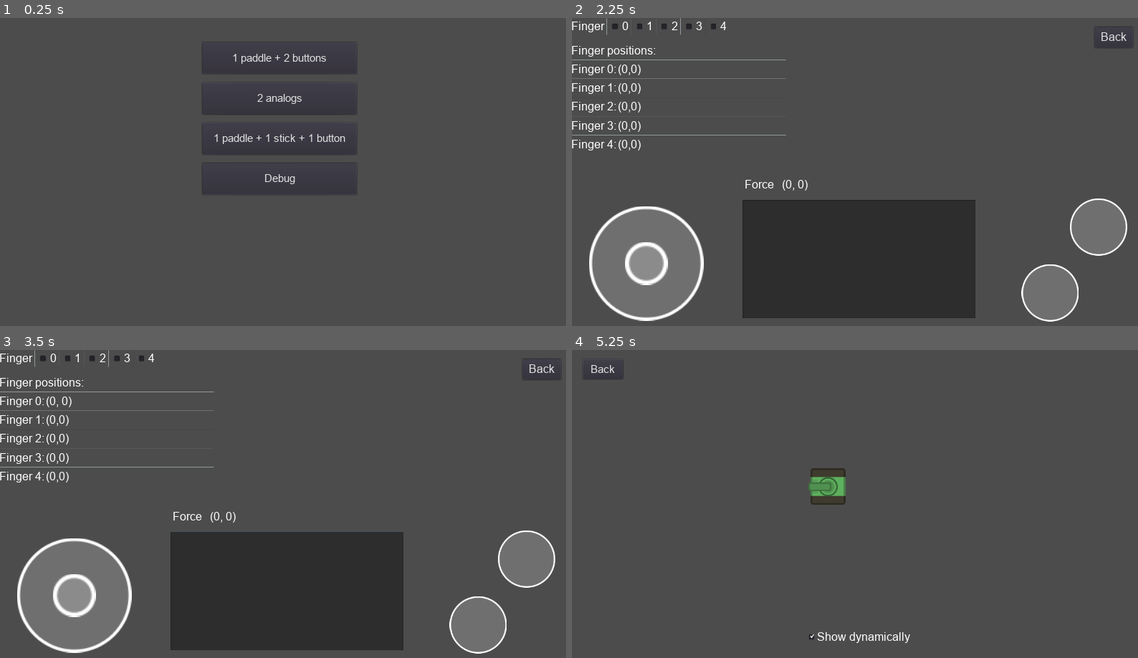
Above: before the commit, frames 1-4 (two rows, left to right).
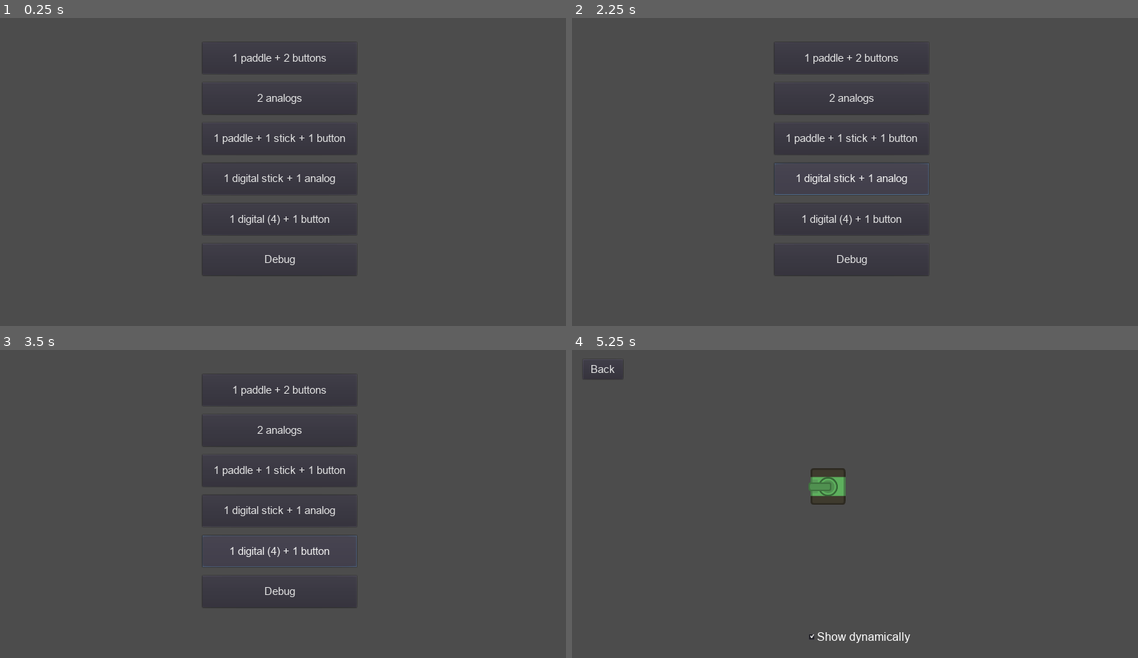
Above: after the commit, the same moments.

Repository: fiaful/Gamepad
Game: Godot game, scene res://Sample/MainMenu.tscn
The game is run twice, just before and just after one commit, with the same random seed, the same clock (stepped at 60 frames per second) and the same inputs.
Inputs (mouse positions are in pixels of both pictures, inside the frame that each line leads up to):
- Up to frame 1 (0.25 s): no input
- Up to frame 2 (2.25 s): click "Debug" at 0.5 s; click "Back" at 1.25 s; click "Debug" (after the commit: "1 digital stick + 1 analog") at 2 s
- Up to frame 3 (3.5 s): click (277, 550) at 2.75 s, where only the run after the commit has a clickable "1 digital (4) + 1 button"
- Up to frame 4 (5.25 s): click (849, 390) at 3.5 s, where only the run after the commit has a clickable "1 paddle + 2 buttons"; click "Back" at 4.25 s; click "1 paddle + 2 buttons" at 5 s

The runs differ from the first frame. In frame 1, 0.5% of the frame differs, in the area x 35-63%, y 50-84%; in frame 2, 23%; in frame 3, 25%, in the area x 0-99%, y 0-99%; in frame 4, nothing differs.

Commit message:
aggiunti altri esempi

Diff:
--- a/Sample/MainMenu.gd
+++ b/Sample/MainMenu.gd
@@ -13,4 +13,12 @@
 
 
 func _on_btn2analogs3_pressed():
+	get_tree().change_scene("res://Sample/Sample1Digital1Analog.tscn")
+
+
+func _on_btn2analogs4_pressed():
 	get_tree().change_scene("res://Debug/Debug.tscn")
+
+
+func _on_btn2analogs5_pressed():
+	get_tree().change_scene("res://Sample/Sample1Digital1Button.tscn")
--- a/Sample/MainMenu.tscn
+++ b/Sample/MainMenu.tscn
@@ -15,7 +15,7 @@
 
 default_font = SubResource( 1 )
 
-[node name="MainMenu" type="Node" index="0"]
+[node name="MainMenu" type="Node"]
 
 script = ExtResource( 1 )
 
@@ -105,11 +105,61 @@
 enabled_focus_mode = 2
 shortcut = null
 group = null
+text = "1 digital stick + 1 analog"
+flat = false
+align = 1
+
+[node name="btn2analogs5" type="Button" parent="Container" index="3"]
+
+anchor_left = 0.0
+anchor_top = 0.0
+anchor_right = 0.0
+anchor_bottom = 0.0
+margin_left = 452.0
+margin_top = 414.0
+margin_right = 797.0
+margin_bottom = 485.0
+rect_pivot_offset = Vector2( 0, 0 )
+rect_clip_content = false
+focus_mode = 2
+mouse_filter = 0
+mouse_default_cursor_shape = 0
+size_flags_horizontal = 1
+size_flags_vertical = 1
+toggle_mode = false
+enabled_focus_mode = 2
+shortcut = null
+group = null
+text = "1 digital (4) + 1 button"
+flat = false
+align = 1
+
+[node name="btn2analogs4" type="Button" parent="Container" index="4"]
+
+anchor_left = 0.0
+anchor_top = 0.0
+anchor_right = 0.0
+anchor_bottom = 0.0
+margin_left = 452.0
+margin_top = 504.0
+margin_right = 797.0
+margin_bottom = 575.0
+rect_pivot_offset = Vector2( 0, 0 )
+rect_clip_content = false
+focus_mode = 2
+mouse_filter = 0
+mouse_default_cursor_shape = 0
+size_flags_horizontal = 1
+size_flags_vertical = 1
+toggle_mode = false
+enabled_focus_mode = 2
+shortcut = null
+group = null
 text = "Debug"
 flat = false
 align = 1
 
-[node name="btn1analogs1button" type="Button" parent="Container" index="3"]
+[node name="btn1analogs1button" type="Button" parent="Container" index="5"]
 
 anchor_left = 0.0
 anchor_top = 0.0
@@ -140,4 +190,8 @@
 
 [connection signal="pressed" from="Container/btn2analogs3" to="." method="_on_btn2analogs3_pressed"]
 
+[connection signal="pressed" from="Container/btn2analogs5" to="." method="_on_btn2analogs5_pressed"]
+
+[connection signal="pressed" from="Container/btn2analogs4" to="." method="_on_btn2analogs4_pressed"]
+
 [connection signal="pressed" from="Container/btn1analogs1button" to="." method="_on_btn1analogs1button_pressed"]
--- a/Sample/Tank/Tank.gd
+++ b/Sample/Tank/Tank.gd
@@ -33,10 +33,18 @@
 		engine = Vector2()
 
 func _on_move(current_force, sender):
+	if sender.direction == []:
+		engine = Vector2(0, 0).rotated(rotation)
+		return
+
 	if sender.angle != sender.INVALID_ANGLE and sender.angle != 0:
 		rotation = sender.angle
 
 	engine = Vector2(engine_speed, 0).rotated(rotation)
+
+func _on_move_digital(current_force, sender):
+	engine = current_force * engine_speed
+	rotation = sender.angle
 
 func _on_fire(current_force, sender):
 #	print (sender.angle)
